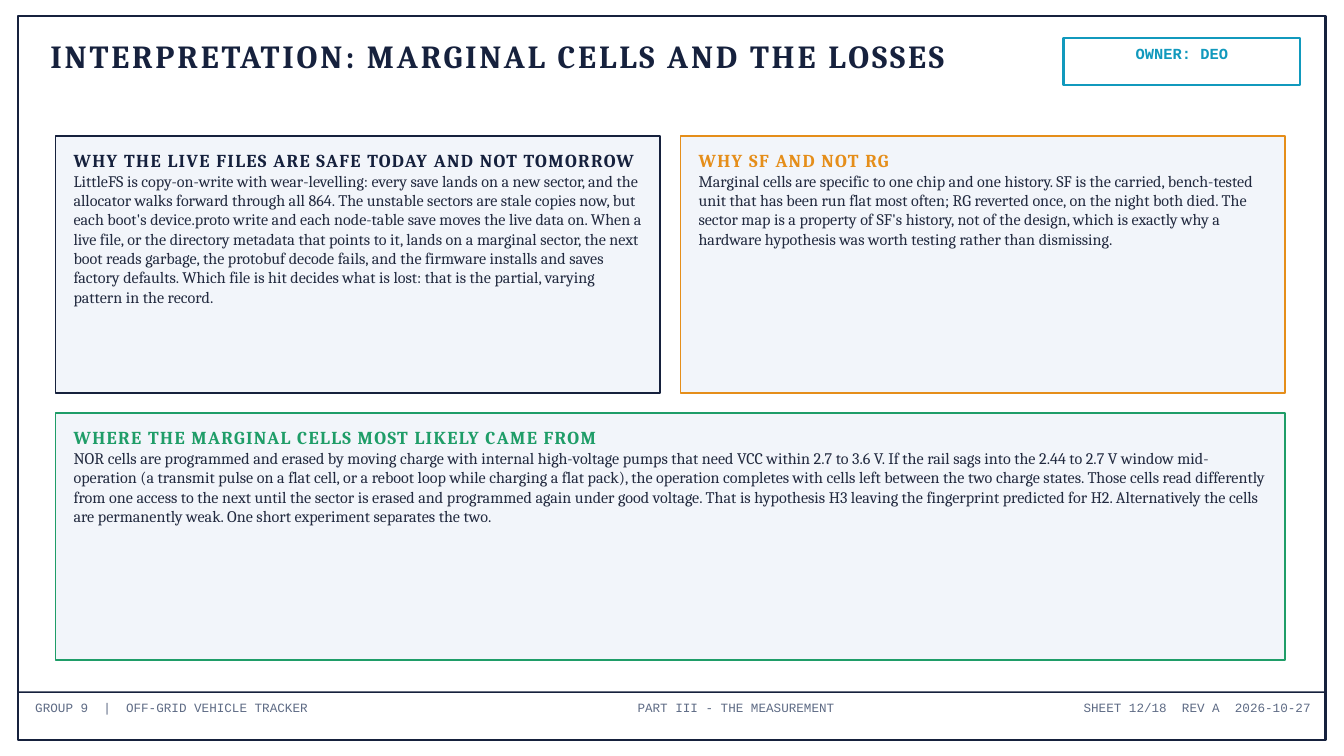
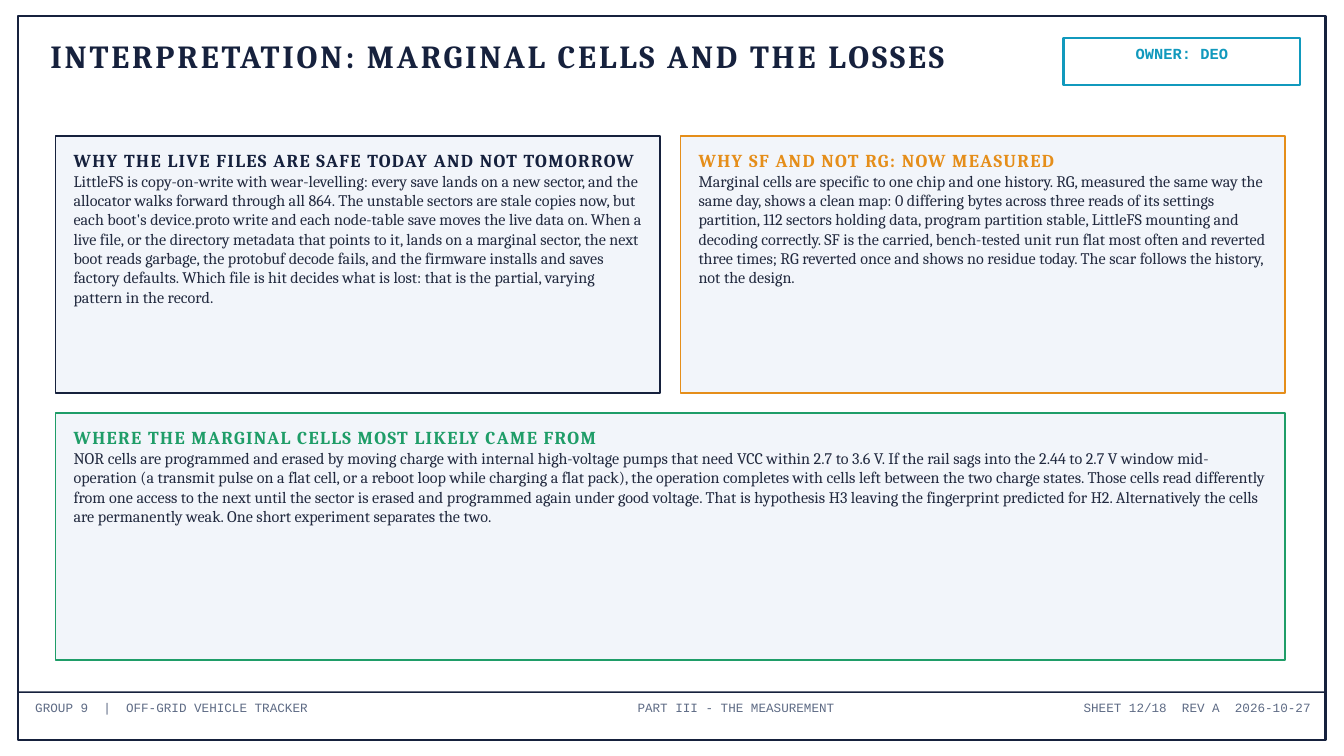
Before and after one commit to deosgracius/offgrid-vehicle-tracker, a slide deck: slide 12 of docs/presentations/Group9_ConfigLoss_RootCause.pptx. Drawn at 1344x756 pixels with LibreOffice and Linux fonts; fonts in the diff are those of the drawing. Boxes give left, top, right and bottom in pixels: in the first picture for what was removed or moved away, otherwise in the second. Text is boxed around its words. In the diff, an @@ line names an element or a change of style, - is before the commit and + after.

```diff
--- a/docs/presentations/Group9_ConfigLoss_RootCause.pptx
+++ b/docs/presentations/Group9_ConfigLoss_RootCause.pptx
@@ text at box(699, 154, 1265, 287): text changed @@
-WHY SF AND NOT RG
-Marginal cells are specific to one chip and one history. SF is the carried, bench-tested unit that has been run flat most often; RG reverted once, on the night both died. The sector map is a property of SF's history, not of the design, which is exactly why a hardware hypothesis was worth testing rather than dismissing.
+WHY SF AND NOT RG: NOW MEASURED
+Marginal cells are specific to one chip and one history. RG, measured the same way the same day, shows a clean map: 0 differing bytes across three reads of its settings partition, 112 sectors holding data, program partition stable, LittleFS mounting and decoding correctly. SF is the carried, bench-tested unit run flat most often and reverted three times; RG reverted once and shows no residue today. The scar follows the history, not the design.
```
Also in this commit, not shown: 1 other slide changed, 4 other files.
